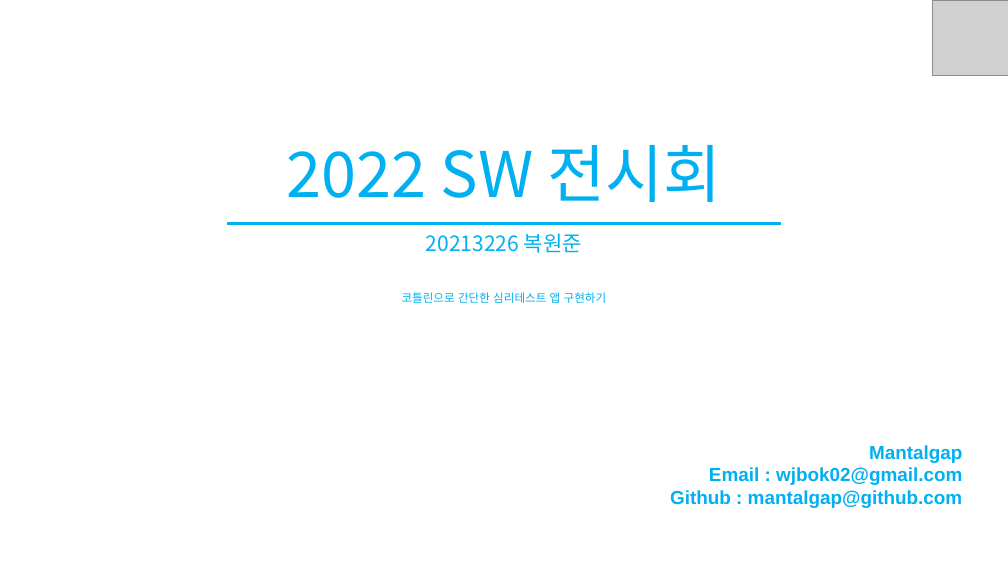
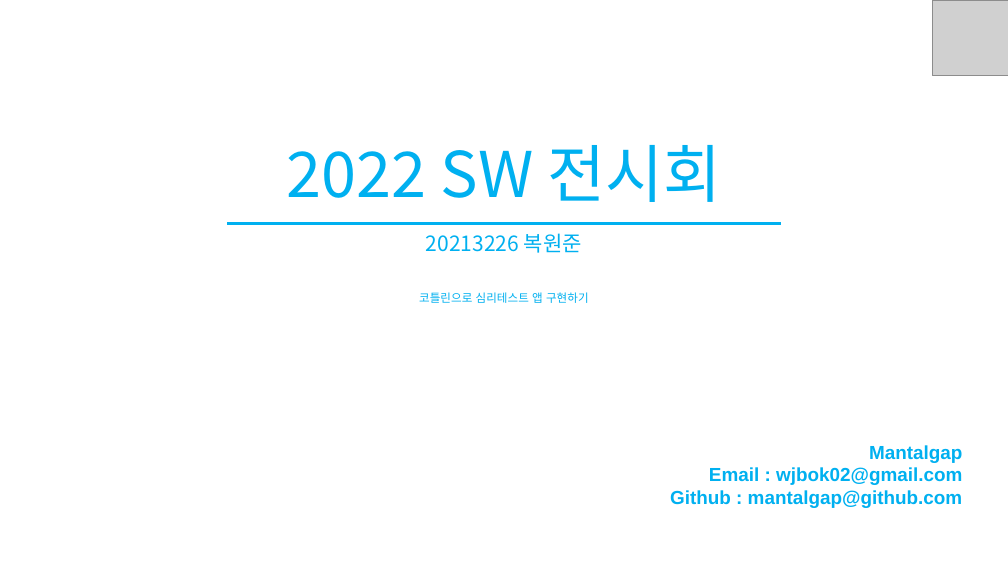
Before and after one commit to mantalgap/project01, a slide deck: slide 1 of 씨애랑_SW전시회_ppt.pptx. Drawn at 1008x567 pixels with LibreOffice and Linux fonts; fonts in the diff are those of the drawing; grey boxes stand for pictures. Boxes give left, top, right and bottom in pixels: in the first picture for what was removed or moved away, otherwise in the second. Text is boxed around its words. In the diff, an @@ line names an element or a change of style, - is before the commit and + after.

```diff
--- a/씨애랑_SW전시회_ppt.pptx
+++ b/씨애랑_SW전시회_ppt.pptx
@@ text at (419, 292, 589, 303): text changed @@
-코틀린으로 간단한 심리테스트 앱 구현하기
+코틀린으로 심리테스트 앱 구현하기
```
Also in this commit, not shown: 1 other slide changed, 1 other file.
